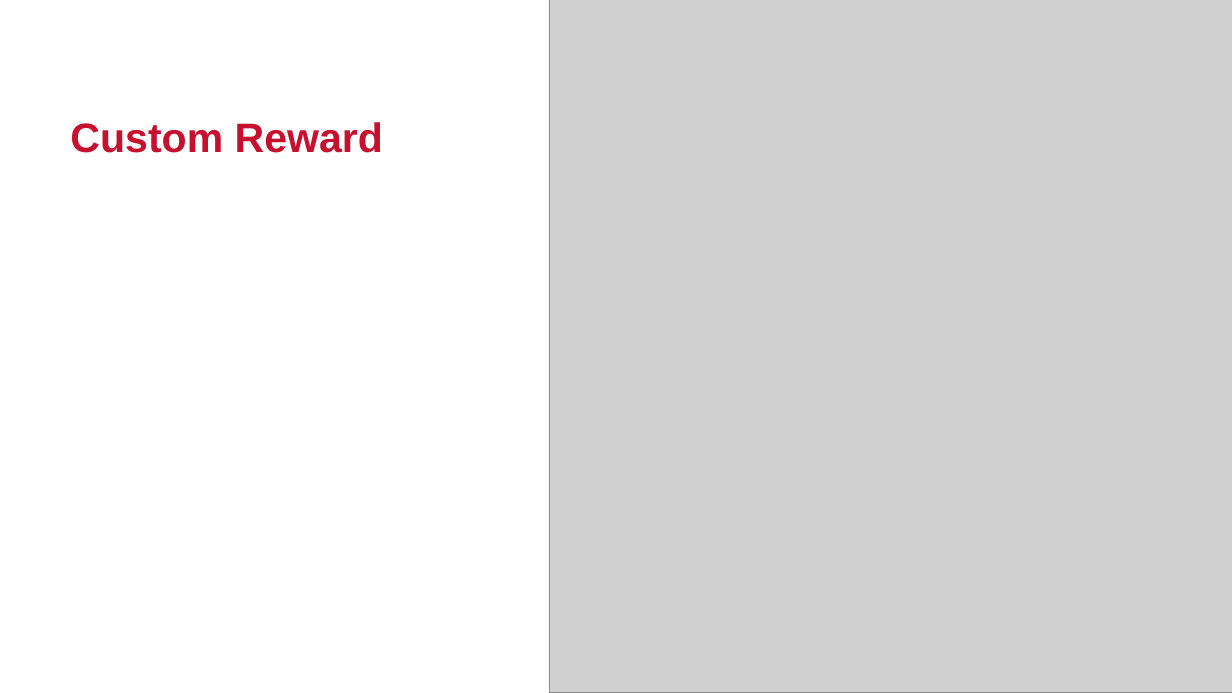
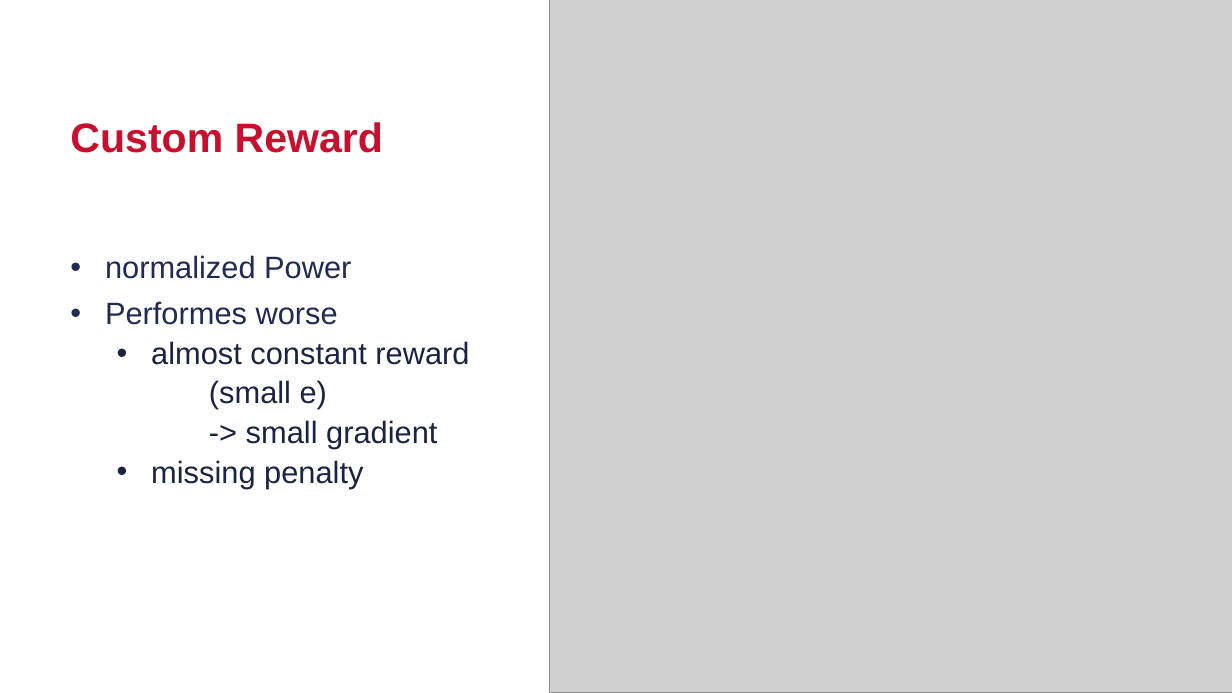
Before and after one commit to Ricrump/MAS512-Assignment3, a slide deck: slide 7 of MAS512_assignment2_gr3.pptx (slide 6 before the commit). Drawn at 1232x693 pixels with LibreOffice and Linux fonts; fonts in the diff are those of the drawing; grey boxes stand for pictures; background and template pictures are left out. Boxes give left, top, right and bottom in pixels: in the first picture for what was removed or moved away, otherwise in the second. Text is boxed around its words. In the diff, an @@ line names an element or a change of style, - is before the commit and + after.

Commit message:
fixed Slides

```diff
--- a/MAS512_assignment2_gr3.pptx
+++ b/MAS512_assignment2_gr3.pptx
@@ text added at <box>105,255,469,488</box>, 24 pt, text #1B2343 @@
+• normalized Power
+• Performes worse
+  • almost constant reward
+  (small e)
+  -> small gradient
+  • missing penalty
```
Also in this commit, not shown: 3 other slides changed, 1 slide added.
